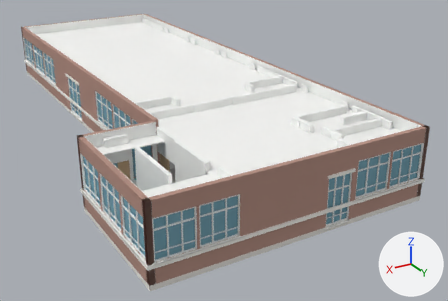
Two versions of the glTF model models/info_1F.glb, one commit apart.
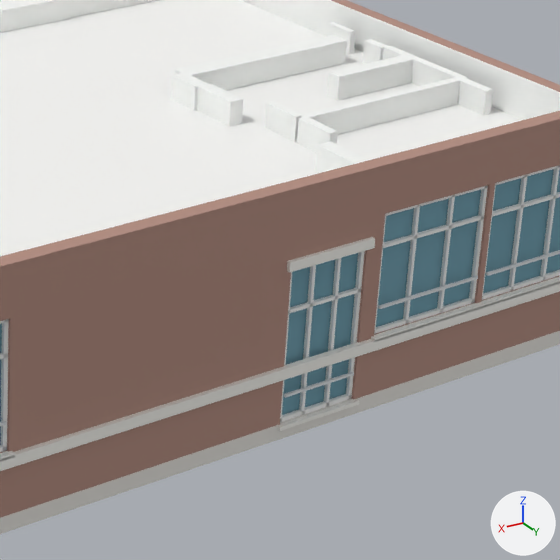
Each version is shown whole from a camera (50 mm lens) standing at (-32.3, 8.5, 14.0) and looking at (-50.8, -22.2, -1.3), then close up on the part from 53% to 92% of the width and 31% to 90% of the height. The axes (+X, +Y, +Z) are drawn at lower right. The lights are the same throughout. The first two pictures are the older version. Where no turn or scale is listed for an object, it has been applied to the vertices. Vertices at exactly the same position are counted once.

Objects in the first close-up: 'info_1F__brick', 'info_1F__ceil', 'info_1F__corrFloor', 'info_1F__frameW', 'info_1F__glass', 'info_1F__rail', 'info_1F__wallIn', 'info_1F__white'.
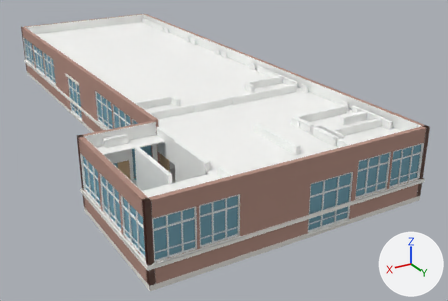
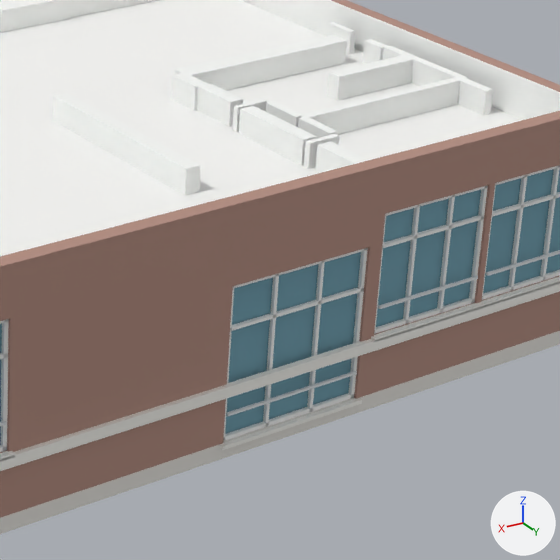
The change, as a diff of the scene's bpy script:
```diff
--- a/models/info_1F.glb.py
+++ b/models/info_1F.glb.py
@@ me_info_1f__white @@
-me_info_1f__white.from_pydata(...)  # 300 vertices, 528 faces; spans x -7.3..7.3, y -16.1..16.1, z -1.3..1.3
+me_info_1f__white.from_pydata(...)  # 292 vertices, 516 faces; spans x -7.3..7.3, y -16.1..16.1, z -1.3..1.3
+# me_info_1f__white part 11: the loose piece of 8 vertices spanning x -2.7..-1.2, y 15.8..16.1, z 1.2..1.3 is deleted
+# other edits to the shape of me_info_1f__white do not show in these pictures
 me_info_1f__white.materials.append(mat_white)
@@ me_info_1f__brick @@
 me_info_1f__brick.from_pydata(...)  # 584 vertices, 1296 faces; spans x -7.2..7.2, y -16.1..16.1, z -1.8..1.8
+# me_info_1f__brick part 1
+for i in [*range(42, 48)]: me_info_1f__brick.vertices[i].co += Vector((1.0, 0.0, 0.0))
 me_info_1f__brick.materials.append(mat_brick)
@@ me_info_1f__wallin @@
-me_info_1f__wallin.from_pydata(...)  # 905 vertices, 1800 faces; spans x -7.2..7.2, y -16.1..16.1, z -1.8..1.8
+me_info_1f__wallin.from_pydata(...)  # 951 vertices, 1872 faces; spans x -7.2..7.2, y -16.1..16.1, z -1.8..1.8
+# me_info_1f__wallin part 2: a new loose piece, a box spanning x -3.45..-2.9, y 14.349..14.449, z -1.801..1.55, in mat_wallin (white #f9fbf8)
+# me_info_1f__wallin part 3: a new loose piece, a box spanning x -3.15..-2.9, y 12.85..14.3, z -1.8..1.55, in mat_wallin (white #f9fbf8)
+# me_info_1f__wallin part 4: a new loose piece, a box spanning x -3.45..-2.9, y 12.7..12.8, z -1.801..1.55, in mat_wallin (white #f9fbf8)
+# me_info_1f__wallin part 5: a new loose piece, a box spanning x -1.05..-0.8, y 10.95..14.3, z -1.8..1.55, in mat_wallin (white #f9fbf8)
+# other edits to the shape of me_info_1f__wallin do not show in these pictures
 me_info_1f__wallin.materials.append(mat_wallin)
@@ me_info_1f__framew @@
 me_info_1f__framew.from_pydata(...)  # 1680 vertices, 2940 faces; spans x -7.2..7.2, y -16.0..16.0, z -1.4..1.4
+# me_info_1f__framew part 6: the loose piece of 8 vertices spanning x -2.2, y 15.9..16.0, z -1.4..1.0 is moved by (0.3, 0.0, 0.0)
+# me_info_1f__framew part 7: the loose piece of 8 vertices spanning x -1.8..-1.7, y 15.9..16.0, z -1.4..1.0 is moved by (0.6, 0.0, 0.0)
+# me_info_1f__framew part 8: all 16 vertices in x -1.4..-1.3, y 15.9..16.0, z -1.4..1.0 are moved by (1.0, 0.0, 0.0)
 me_info_1f__framew.materials.append(mat_framew)
@@ me_info_1f__glass @@
 me_info_1f__glass.from_pydata(...)  # 280 vertices, 420 faces; spans x -7.1..7.1, y -15.9..15.9, z -1.4..1.4
+# me_info_1f__glass part 9
+for i in [*range(36, 40)]: me_info_1f__glass.vertices[i].co += Vector((1.0, 0.0, 0.0))
 me_info_1f__glass.materials.append(mat_glass)
@@ me_info_1f__rail @@
 me_info_1f__rail.from_pydata(...)  # 280 vertices, 420 faces; spans x -7.3..7.3, y -16.1..16.1, z -0.5..0.5
+# me_info_1f__rail part 10
+for i in [*range(36, 40)]: me_info_1f__rail.vertices[i].co += Vector((1.0, 0.0, 0.0))
 me_info_1f__rail.materials.append(mat_rail)
```

Boxes [x1, y1, x2, y2] around the edits, measured in the close-ups (560 x 560 px; the box of a moved part takes in the faces that stretch with it):
'info_1F__white', reshaped (mostly hidden)
    before: [0, 237, 560, 471]
    after: [0, 276, 560, 471]
part 1 of me_info_1f__brick, moved or reshaped
    before: [221, 235, 368, 444]
    after: [221, 234, 371, 444]
part 2 of me_info_1f__wallin, added
    after: [304, 134, 339, 169]
part 3 of me_info_1f__wallin, added
    after: [239, 106, 317, 166]
part 4 of me_info_1f__wallin, added
    after: [233, 99, 267, 132]
part 5 of me_info_1f__wallin, added
    after: [53, 93, 201, 195]
part 6 of me_info_1f__framew, moved or reshaped
    before: [324, 258, 341, 407]
    after: [307, 260, 325, 412]
part 7 of me_info_1f__framew, moved or reshaped
    before: [299, 265, 316, 415]
    after: [263, 274, 279, 427]
part 8 of me_info_1f__framew, moved or reshaped (mostly hidden)
    before: [280, 272, 360, 422]
    after: [223, 248, 368, 441]
part 9 of me_info_1f__glass, moved or reshaped
    before: [282, 253, 358, 415]
    after: [225, 252, 361, 434]
part 10 of me_info_1f__rail, moved or reshaped
    before: [284, 372, 354, 398]
    after: [227, 371, 357, 416]
part 11 of me_info_1f__white, deleted
    before: [287, 237, 375, 273]
